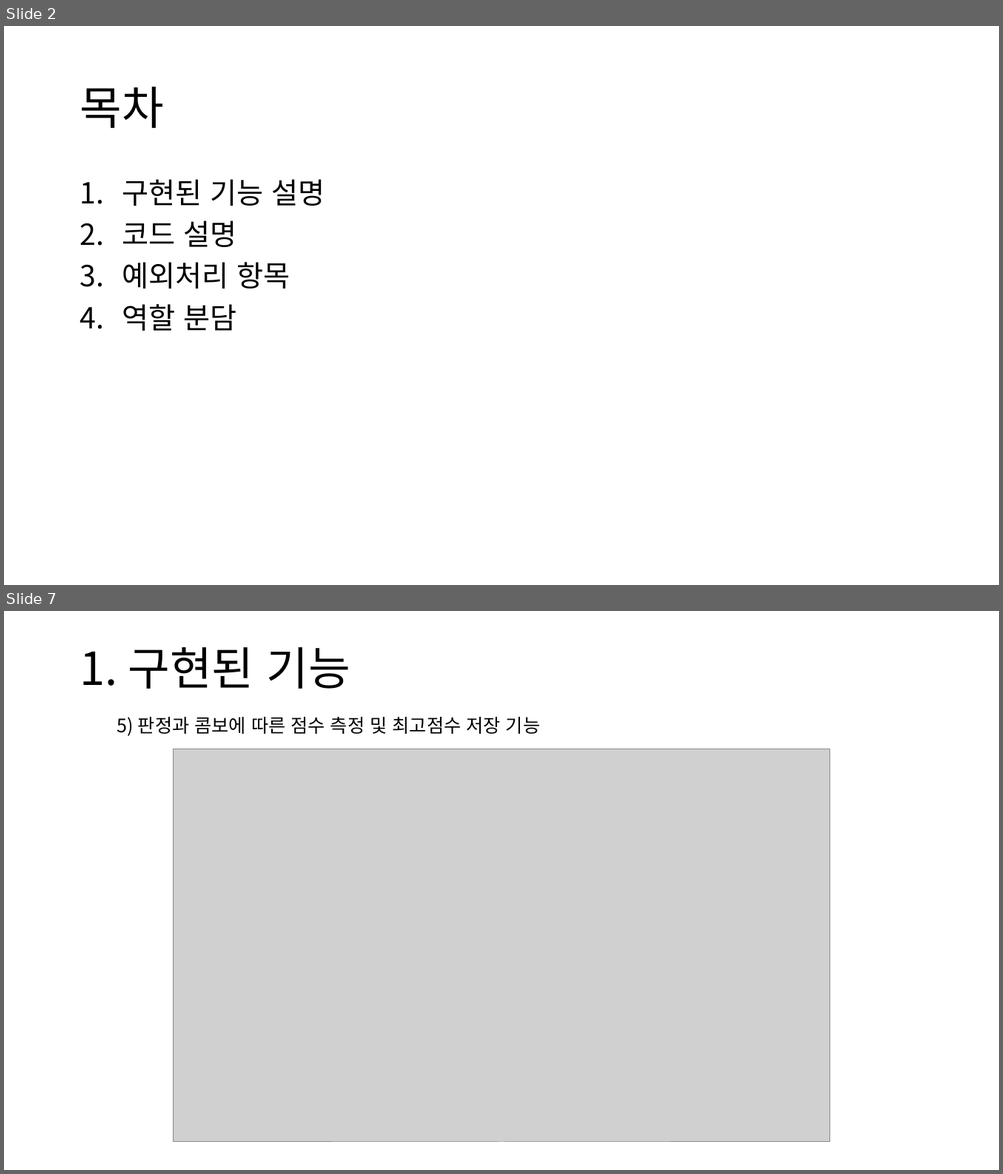
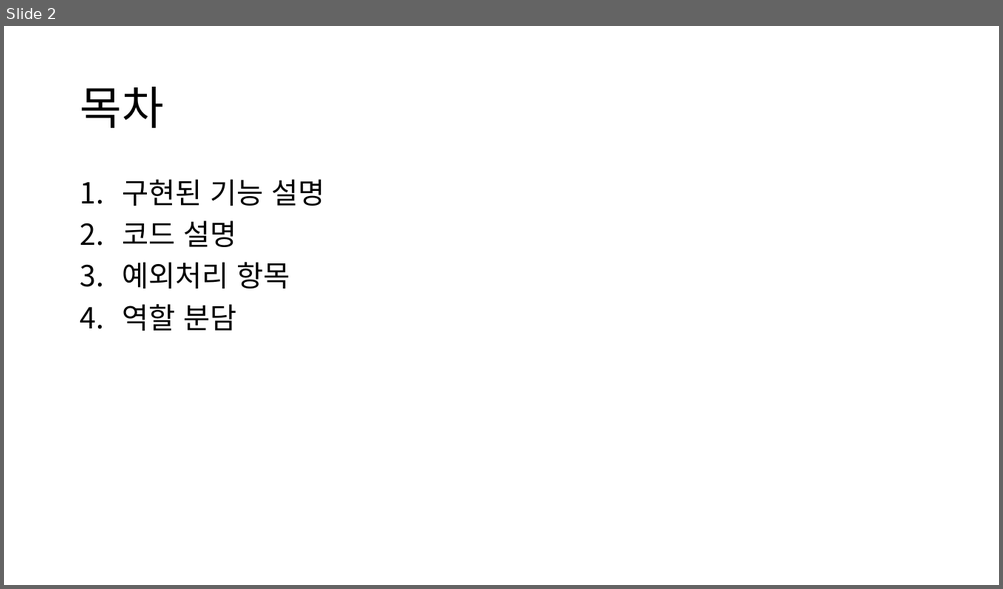
Before and after one commit to PKafka0320/clone-deemo, a slide deck: PSB_Project_report (by Old_Process).pptx. Shown one above the other, each under a label of ours: slides 2 and 7 before the commit, slide 2 after it; the slides between them are not shown. The pictures are 1003x1174 and 1003x589 pixels, drawn with LibreOffice and Linux fonts; fonts in the diff are those of the drawing; grey boxes stand for pictures. Boxes give left, top, right and bottom in pixels: in the first picture for what was removed or moved away, otherwise in the second. Text is boxed around its words. In the diff, an @@ line names an element or a change of style, - is before the commit and + after.

```diff
--- a/PSB_Project_report (by Old_Process).pptx
+++ b/PSB_Project_report (by Old_Process).pptx
@@ slide 7 removed at <box>4,611,999,1170</box>, background #FFFFFF @@
@@ title removed at <box>79,647,350,689</box> @@
-1. 구현된 기능
@@ text removed at <box>117,717,540,736</box> @@
-  5) 판정과 콤보에 따른 점수 측정 및 최고점수 저장 기능
@@ picture removed at <box>173,749,829,1142</box> @@
```
Also in this commit, not shown: 3 slides changed, 3 other slides removed.
